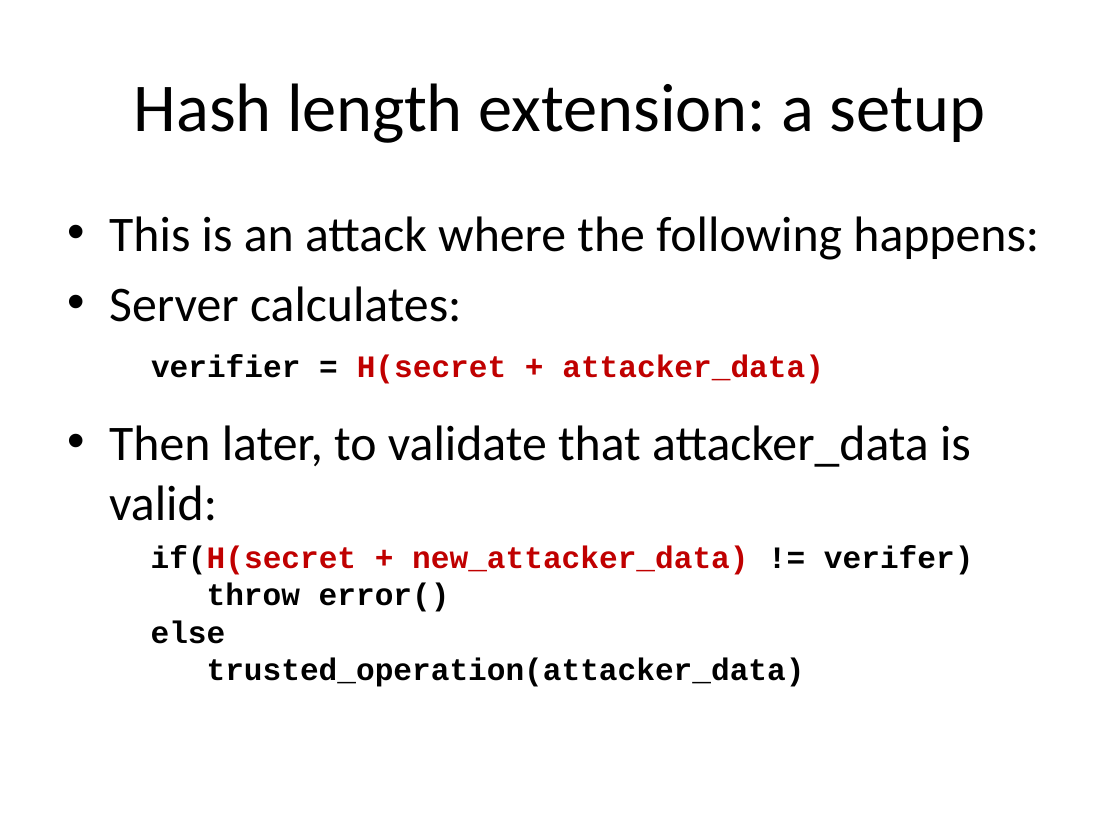
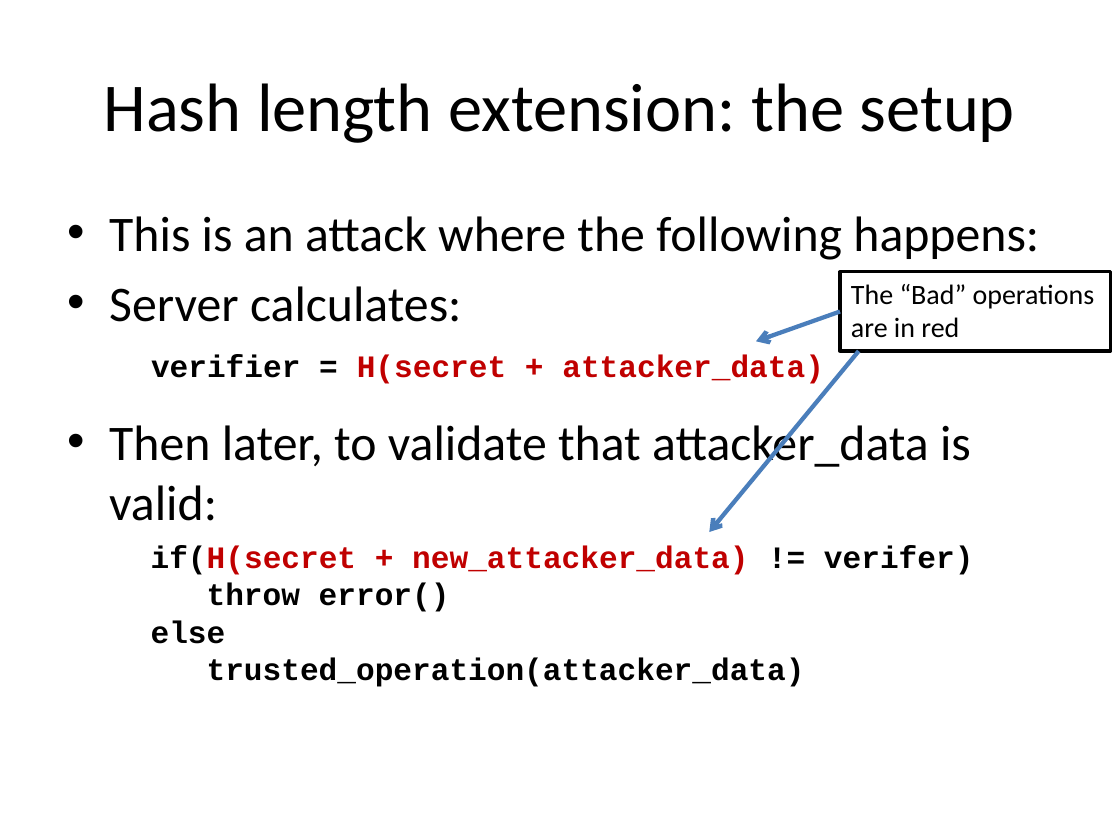
Before and after one commit to iagox86/2013-02-Shmoocon-talk, a slide deck: slide 49 of Shmoocon.pptx. Drawn at 1120x840 pixels with LibreOffice and Linux fonts; fonts in the diff are those of the drawing. Boxes give left, top, right and bottom in pixels: in the first picture for what was removed or moved away, otherwise in the second. Text is boxed around its words. In the diff, an @@ line names an element or a change of style, - is before the commit and + after.

```diff
--- a/Shmoocon.pptx
+++ b/Shmoocon.pptx
@@ title at (104,83,1015,143): text changed @@
-Hash length extension: a setup
+Hash length extension: the setup
@@ rectangle added at (840,272,1111,352), outline #000000 2 pt @@
@@ text added at (851,284,1095,338), 18 pt, text #000000 @@
+The “Bad” operations are in red
@@ arrow added from (840, 311) to (756, 342), #4B7EBC 2.75 pt @@
@@ arrow added from (859, 351) to (709, 532), #4B7EBC 2.75 pt @@
```
Also in this commit, not shown: 6 other slides changed, 18 slides added, 6 other files.
